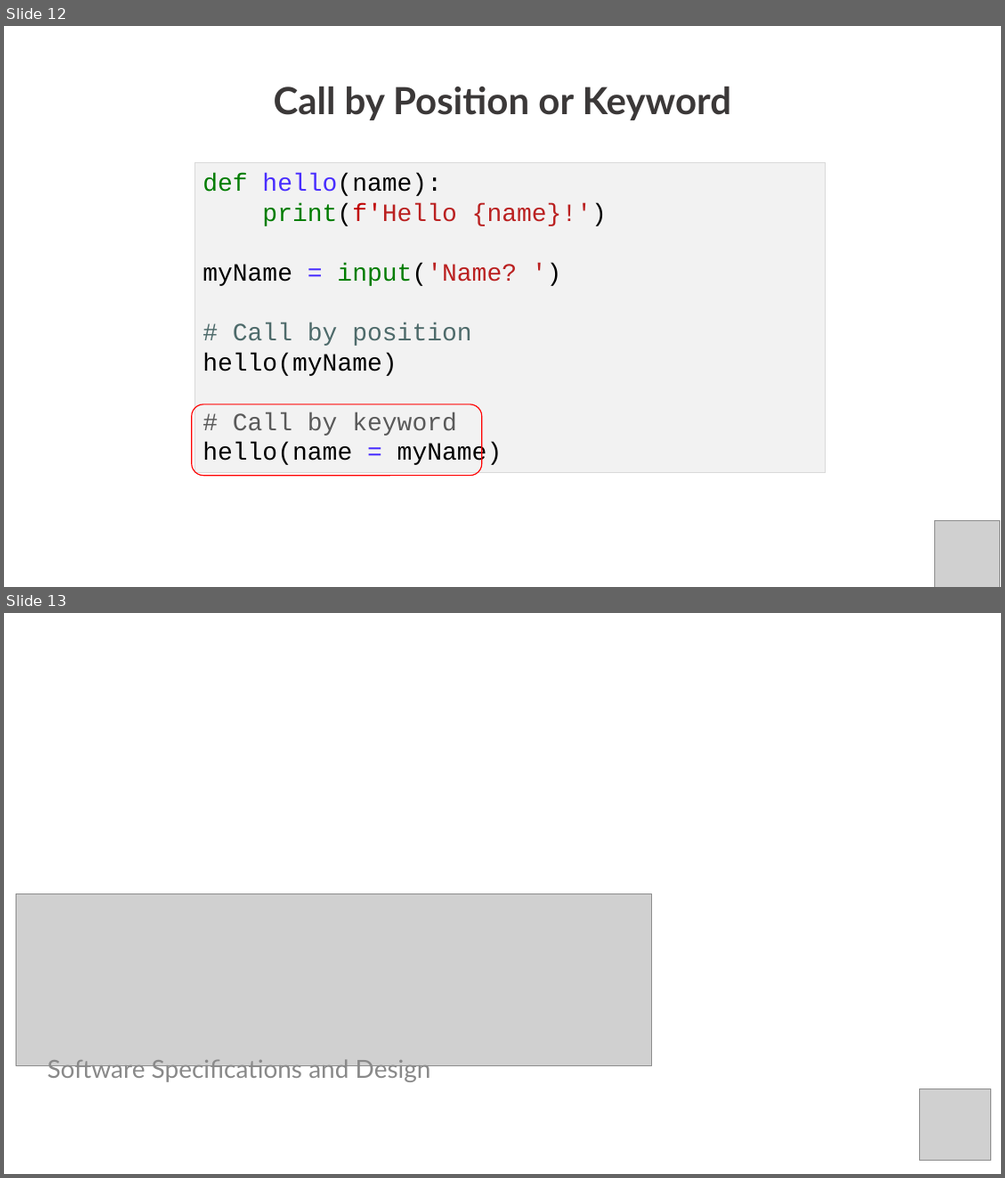
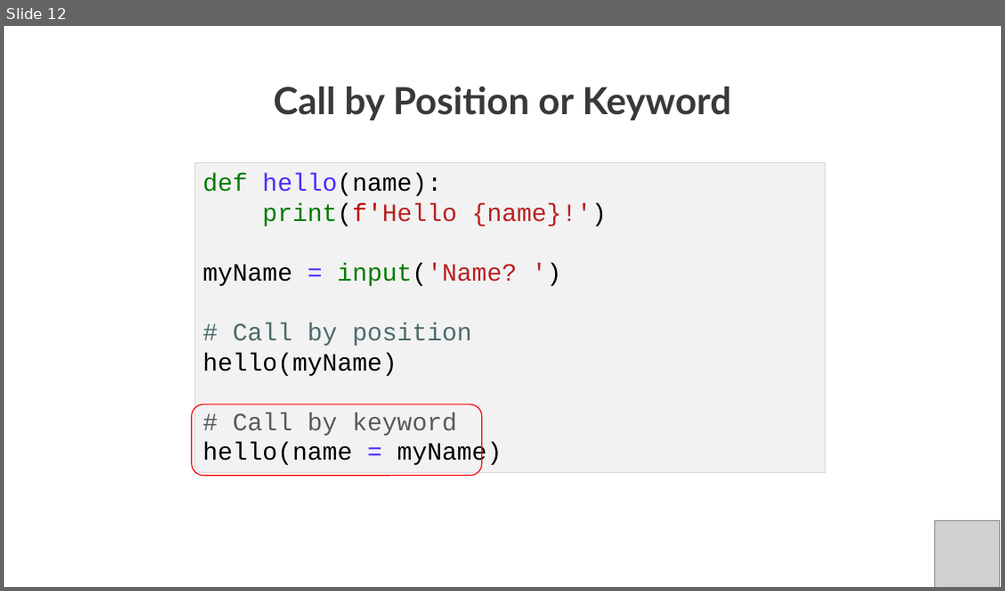
Before and after one commit to PracticumAI/python-for-ai, a slide deck: presentations/03_functions.pptx. Shown one above the other, each under a label of ours: slides 12 and 13 before the commit, slide 12 after it. The pictures are 1005x1178 and 1005x591 pixels, drawn with LibreOffice and Linux fonts; fonts in the diff are those of the drawing; grey boxes stand for pictures. Boxes give left, top, right and bottom in pixels: in the first picture for what was removed or moved away, otherwise in the second. Text is boxed around its words. In the diff, an @@ line names an element or a change of style, - is before the commit and + after.

```diff
--- a/presentations/03_functions.pptx
+++ b/presentations/03_functions.pptx
@@ slide 13 removed at <box>4,613,1001,1174</box>, background #FFFFFF @@
@@ picture removed at <box>16,893,652,1066</box> @@
@@ title removed at <box>48,1059,431,1083</box> @@
-Software Specifications and Design
@@ picture removed at <box>920,1089,991,1160</box> @@
```
Also in this commit, not shown: 1 slide changed, 5 other slides removed, 6 other files.
